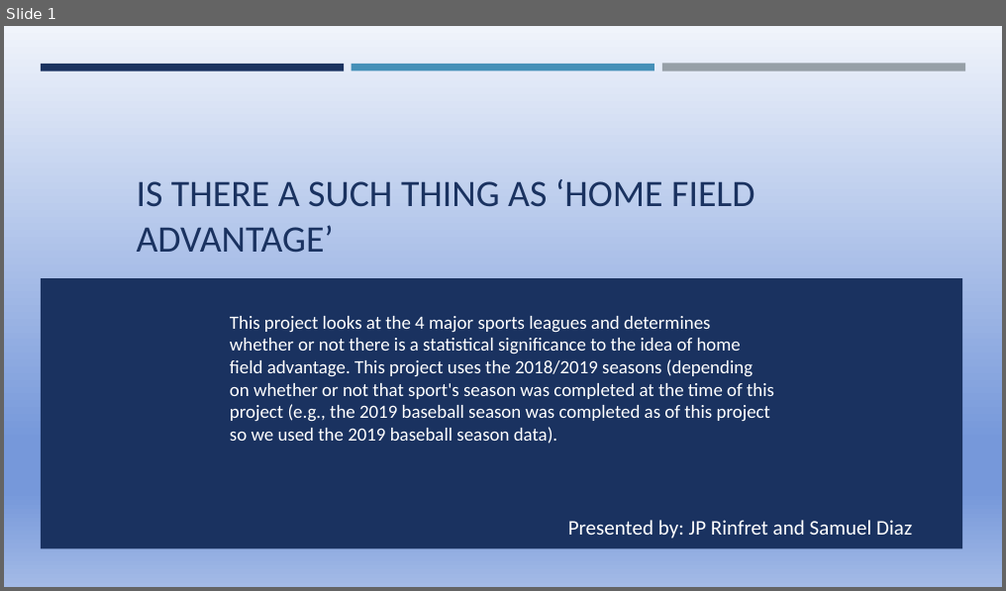
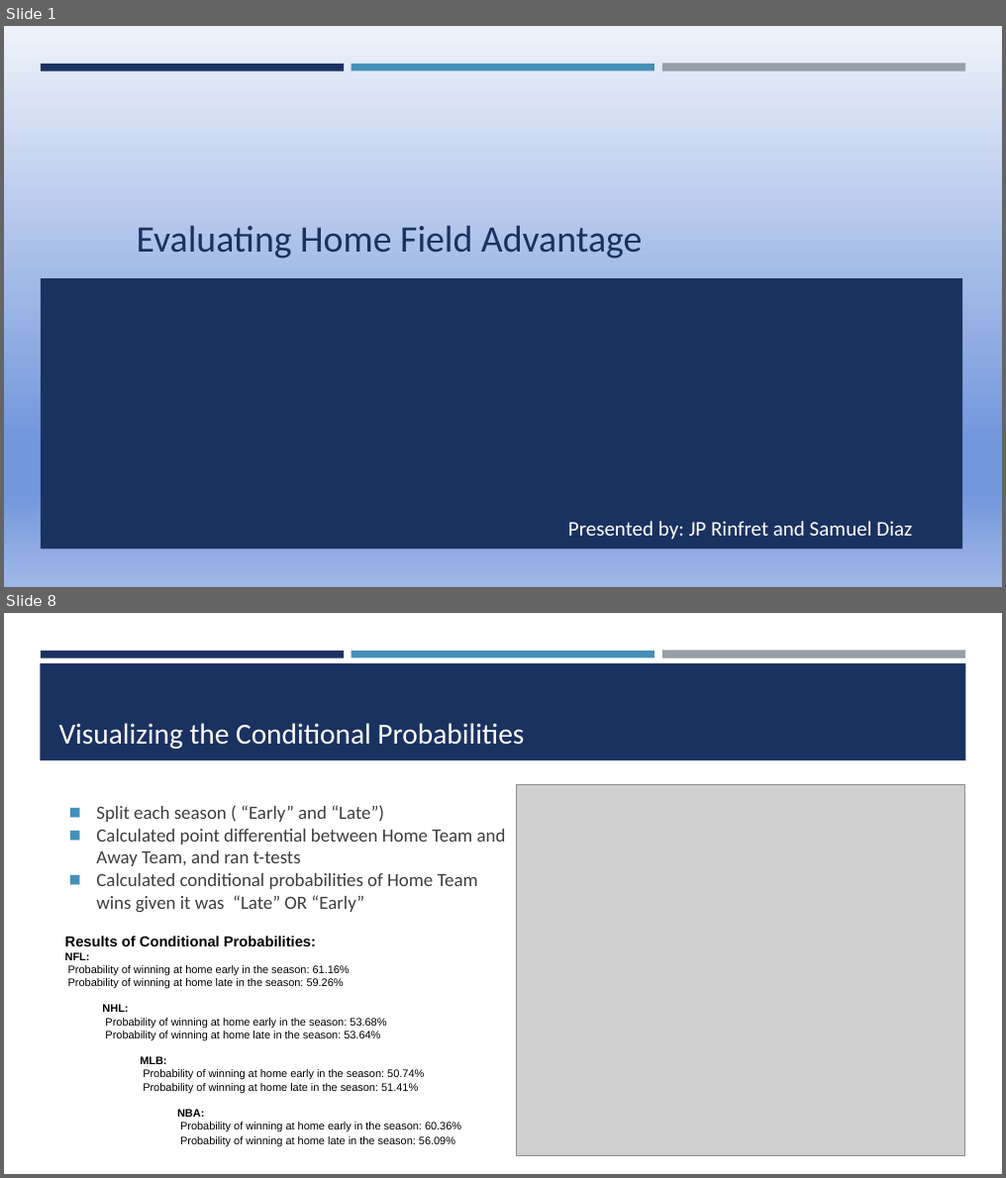
Before and after one commit to jprinfret/home_field_advantage, a slide deck: Presentation1.pptx. Shown one above the other, each under a label of ours: slide 1 before the commit, slides 1 and 8 after it; the slides between them are not shown. The pictures are 1006x591 and 1006x1178 pixels, drawn with LibreOffice and Linux fonts; fonts in the diff are those of the drawing; grey boxes stand for pictures. Boxes give left, top, right and bottom in pixels: in the first picture for what was removed or moved away, otherwise in the second. Text is boxed around its words. In the diff, an @@ line names an element or a change of style, - is before the commit and + after.

```diff
--- a/Presentation1.pptx
+++ b/Presentation1.pptx
@@ slide 8 added at (4,613,1002,1174), background #FFFFFF; not listed: 3 template elements that a slide beside it also shows @@
@@ rectangle added at (40,663,966,761), fill #1A3260 @@
@@ title added at (59,723,524,749), 28 pt, text #FFFFFF @@
+Visualizing the Conditional Probabilities
@@ picture added at (517,784,965,1156) @@
@@ text added at (96,805,506,912), 18 pt, text #3D3D3D @@
+◼ Split each season ( “Early” and “Late”)
+◼ Calculated point differential between Home Team and Away Team, and ran t-tests
+◼ Calculated conditional probabilities of Home Team wins given it was “Late” OR “Early”
@@ text added at (65,936,461,1148), 10.5 pt, text #000000 @@
+Results of Conditional Probabilities:
+NFL:
+Probability of winning at home early in the season: 61.16%
+Probability of winning at home late in the season: 59.26%
+NHL:
+Probability of winning at home early in the season: 53.68%
+Probability of winning at home late in the season: 53.64%
+MLB:
+Probability of winning at home early in the season: 50.74%
+Probability of winning at home late in the season: 51.41%
+NBA:
+Probability of winning at home early in the season: 60.36%
+Probability of winning at home late in the season: 56.09%
@@ slide 1 changed as well @@
@@ background gradient #F0F4FB to #7698DA to #A3BAE6 to gradient #EEF2FA to #7397DB to #A0B8E7 @@
@@ title at (137,226,642,259): text changed @@
-IS THERE A SUCH THING AS ‘HOME FIELD ADVANTAGE’
+Evaluating Home Field Advantage
@@ text removed at (230,316,774,444) @@
-This project looks at the 4 major sports leagues and determines whether or not there is a statistical significance to the idea of home field advantage. This project uses the 2018/2019 seasons (depending on whether or not that sport's season was completed at the time of this project (e.g., the 2019 baseball season was completed as of this project so we used the 2019 baseball season data).
```
Also in this commit, not shown: 3 other slides changed, 10 other slides added, 4 slides removed, 2 other files.
